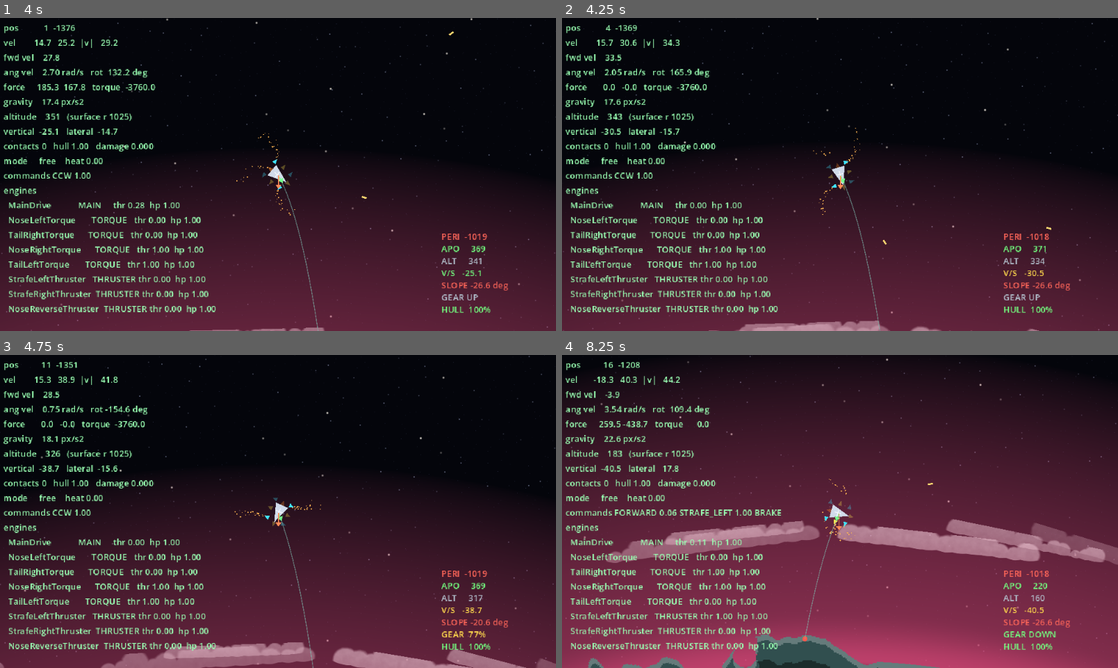
Above: before the commit, frames 1-4 (two rows, left to right).
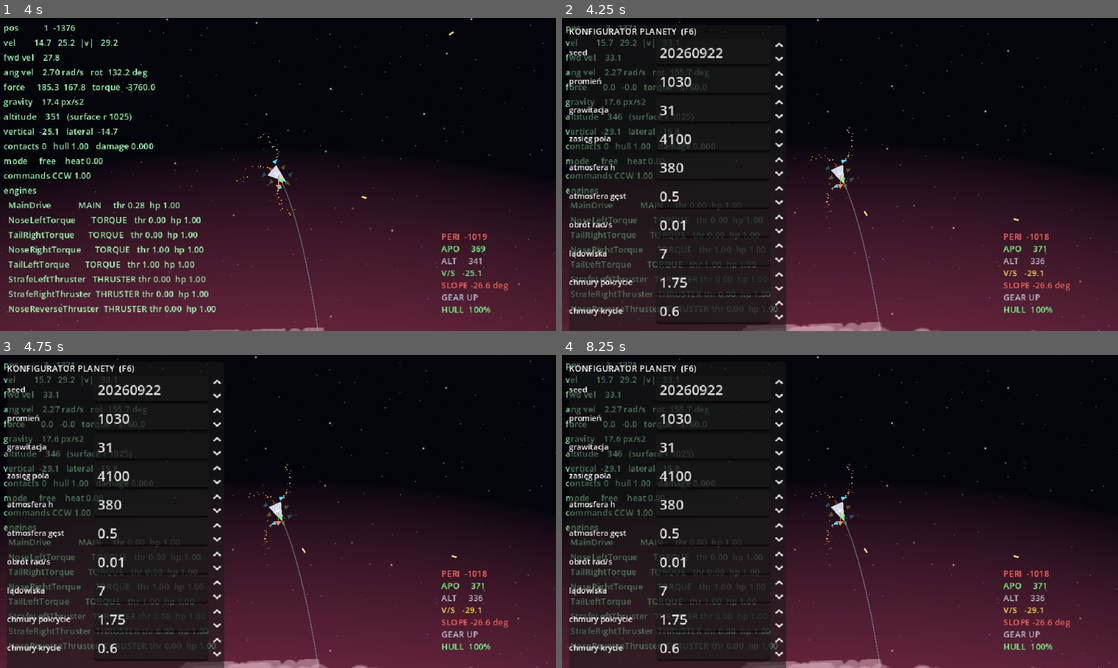
Above: after the commit, the same moments.

Repository: wroniasty/stardust
Game: Godot game, scene res://scenes/world.tscn
Two runs of this game, one before a commit and one after it. Both use one fixed random seed, a clock stepped at 60 frames per second and the inputs below.
Inputs:
- Up to frame 1 (4 s): tap Enter at 0.5 s; hold D (rotate_right) 0.53-1.28 s; hold Space (ship_fire) 0.53-1.28 s; hold Z (brake) 1.28-2.03 s; tap G (toggle_gear) at 1.35, 2.85 s; hold D (rotate_right) 2.03-2.78 s; hold Space (ship_fire) 2.03-2.78 s; hold W (thrust_forward) 2.78-3.53 s; hold A (rotate_left) from 3.53 s (still down); hold Space (ship_fire) from 3.53 s (still down)
- Up to frame 2 (4.25 s): keep holding A (rotate_left); keep holding Space (ship_fire); tap F6 (debug_planet, bound only after the commit) at 4.15 s
- Up to frame 3 (4.75 s): keep holding A (rotate_left); release Space (ship_fire) at 4.28 s; tap G (toggle_gear) at 4.35 s
- Up to frame 4 (8.25 s): release A (rotate_left) at 5.03 s; hold Z (brake) 5.03-5.78 s; hold Space (ship_fire) 5.03-5.78 s; hold D (rotate_right) 5.78-6.53 s; tap G (toggle_gear) at 5.85, 7.35 s; hold W (thrust_forward) 6.53-7.28 s; hold Space (ship_fire) 6.53-7.28 s; hold D (rotate_right) 7.28-8.03 s; hold Z (brake) from 8.03 s (still down); hold Space (ship_fire) from 8.03 s (still down)

Frame 1 is identical in both runs. In frame 2, 16% of the frame differs, in the area x 0-100%, y 0-100%; in frame 3, 21%; in frame 4, 89%.

Commit message:
Planet configurator on F6
Judging a world means flying to it, and flying to a world you just changed
costs a minute of lifting off, transferring and landing again. In practice
that means nobody changes anything and the sandbox stays one planet wide. F6
turns "what does 3 g with thin air feel like" into ten seconds: edit the
parameters, press a button, stand on one of the new planet"'"s shelves.

Two changes to the game fell out of it and are worth having anyway. generate()
splits into roll_parameters(), which fills the fields from a seed, and
rebuild(), which builds crust, air and weather from whatever the fields say
now -- otherwise setting one parameter by hand would mean hunting for a seed
that happens to produce it, and M3 needs the same split to restore a planet
rather than re-roll it. PlanetTerrain now remembers the angles of the shelves
it levelled, so the teleport aims at ground built to be landed on instead of
at the first flat spot it can find; the same field will say where a base can
stand.

Two traps paid for on the spot, neither visible to a test. The tool pauses the
tree, so the world stops receiving input and a panel opened from there could
never be closed -- the key belongs to the tool, which runs while paused. And a
SpinBox hands out floats, which set() refuses to assign to a statically typed
int field.

Guarded where it can be: the smoke test checks that every reported shelf is
flat enough for the gear (worst 0.0 deg against 18.0 allowed) and that a seed
still rolls the same planet twice. The rebuild and teleport path was run once
against the real world scene, which the smoke test never loads: the ship ends
up 20 px above the ground, 0.0001 rad from the middle of a shelf, and is
LANDED 200 ticks later.

Co-Authored-By: Claude Opus 5 <noreply@anthropic.com>

Diff:
--- a/project.godot
+++ b/project.godot
@@ -107,6 +107,10 @@
 "deadzone": 0.2,
 "events": [Object(InputEventKey,"resource_local_to_scene":false,"resource_name":"","device":-1,"window_id":0,"alt_press …(196 unchanged characters)…
 }
+debug_planet={
+"deadzone": 0.2,
+"events": [Object(InputEventKey,"resource_local_to_scene":false,"resource_name":"","device":-1,"window_id":0,"alt_pressed":false,"shift_pressed":false,"ctrl_pressed":false,"meta_pressed":false,"pressed":false,"keycode":0,"physical_keycode":4194337,"key_label":0,"unicode":0,"location":0,"echo":false,"script":null)]
+}
 
 [physics]
 
--- a/scripts/planet.gd
+++ b/scripts/planet.gd
@@ -408,8 +408,20 @@
 	return (to_centre / distance) * strength
 
 
-## Rolls every parameter from a seed and rebuilds crust and atmosphere.
+## Rolls every parameter from a seed and builds the planet from them.
+##
+## The two halves are separate on purpose. Rolling fills the fields; building
+## reads them. That lets the planet configurator (F6) change a field by hand
+## and rebuild without having to invent a seed that would have produced it,
+## and it is the same split streaming will need in M3, where a planet's
+## parameters are saved and restored rather than re-rolled.
 func generate(new_seed: int) -> void:
+	roll_parameters(new_seed)
+	rebuild()
+
+
+## Fills every parameter from the seed, touching nothing that is drawn.
+func roll_parameters(new_seed: int) -> void:
 	planet_seed = new_seed
 
 	var rng: RandomNumberGenerator = RandomNumberGenerator.new()
@@ -444,11 +456,23 @@
 
 	_roll_weather(rng)
 
+
+## Rebuilds crust, atmosphere and weather from whatever the fields say now.
+func rebuild() -> void:
 	terrain.generate(planet_seed, surface_radius, plateau_count)
 
 	_build_terrain_quad()
 	_build_atmosphere()
 	_build_clouds()
+
+
+## Angles, in the planet's own frame, of the shelves the generator levelled.
+##
+## These are the places the planet was built to be landed on, so anything that
+## wants to put something down -- the configurator's teleport, a base in M3 --
+## should ask rather than hunt for a flat spot.
+func landing_sites() -> PackedFloat32Array:
+	return terrain.plateau_angles
 
 
 ## Rolls the cloud deck. Airless rocks get no weather.
--- a/scripts/planet_terrain.gd
+++ b/scripts/planet_terrain.gd
@@ -61,6 +61,11 @@
 var outer_radius: float = 0.0
 
 var texture: ImageTexture = null
+
+## Angles of the shelves levelled into the relief, in the planet's own frame.
+## What the generator built to be landed on, so nothing has to go hunting for
+## a flat spot that was put there on purpose.
+var plateau_angles: PackedFloat32Array = PackedFloat32Array()
 
 ## Radius of the highest rock in each column. Kept in step with carving.
 var _surface_radius: PackedFloat32Array = PackedFloat32Array()
@@ -132,6 +137,7 @@
 ## Flattens `count` arcs to a constant radius, with a soft ramp at each end so a
 ## shelf does not sit on the plain behind a cliff.
 func _level_plateaus(heights: PackedFloat32Array, terrain_seed: int, count: int) -> void:
+	plateau_angles.clear()
 	if count <= 0:
 		return
 
@@ -148,6 +154,7 @@
 		# Level to the height already at the middle, so the shelf stays part of
 		# the landscape instead of hovering at some invented altitude.
 		var level: float = heights[wrapi(centre, 0, angular_samples)]
+		plateau_angles.append(_angle_of(centre))
 		for offset: int in range(-half_width - ramp, half_width + ramp + 1):
 			var column: int = wrapi(centre + offset, 0, angular_samples)
 			var distance: int = absi(offset)
--- a/scripts/world.gd
+++ b/scripts/world.gd
@@ -32,6 +32,10 @@
 
 var planet: Planet = null
 
+## The dev tool on F6, and which shelf it last put the ship on.
+var _configurator: PlanetConfigurator = null
+var _landing_site: int = 0
+
 
 ## Radius of the crater the debug key blows in the crust.
 const DEBUG_CRATER_RADIUS: float = 28.0
@@ -43,6 +47,58 @@
 	var ship: Ship = (player as Player).ship
 	if ship != null:
 		ship.destroyed.connect(_on_ship_destroyed)
+	_build_configurator()
+
+
+## The planet configurator edits the planet; putting the ship somewhere that
+## still exists afterwards is the world's business, the same way respawning
+## after a death is.
+func _build_configurator() -> void:
+	_configurator = PlanetConfigurator.new()
+	add_child(_configurator)
+	_configurator.bind(planet)
+	_configurator.rebuilt.connect(_on_planet_rebuilt)
+	_configurator.teleport_requested.connect(_on_next_landing_site)
+
+
+func _on_planet_rebuilt() -> void:
+	# The ground the ship was standing on may not exist any more, and at worst
+	# the ship is now inside a mountain, so a rebuild always ends with a
+	# landing rather than leaving the pilot wherever they happened to be.
+	_landing_site = 0
+	_land_on_site(_landing_site)
+
+
+func _on_next_landing_site() -> void:
+	_landing_site += 1
+	_land_on_site(_landing_site)
+
+
+## Sets the ship down just above the shelf at `index`, at rest with respect to
+## the ground and with the legs out.
+func _land_on_site(index: int) -> void:
+	var ship: Ship = (player as Player).ship
+	if ship == null or planet == null:
+		return
+
+	var sites: PackedFloat32Array = planet.landing_sites()
+	if sites.is_empty():
+		_place_ship()
+		return
+
+	var angle: float = sites[posmod(index, sites.size())]
+	var ground: float = planet.terrain.surface_radius_at(angle)
+	var point: Vector2 = planet.polar_to_world(angle, ground + LANDING_CLEARANCE)
+
+	# Standing up: the ship's nose has to point away from the centre. Local -y
+	# is the nose, and a Node2D at rotation r sends local -y to (sin r, -cos r),
+	# so the outward angle plus a quarter turn is what stands it on its legs.
+	var up: Vector2 = (point - planet.global_position).normalized()
+	ship.respawn(point, planet.surface_velocity_at(point))
+	ship.global_rotation = up.angle() + PI * 0.5
+	if ship.gear != null:
+		ship.gear.set_deployed(true)
+		ship.gear.extension = 1.0
 
 
 ## Death is the world's business, not the ship's: the ship reports that it has
@@ -81,6 +137,10 @@
 ## Health the debug key drops an engine to, low enough for the asymmetry to be
 ## obvious in flight.
 const DEBUG_ENGINE_HEALTH: float = 0.3
+
+## How far above the shelf the configurator drops the ship. Enough for the
+## legs to be clear, little enough that it settles at once instead of falling.
+const LANDING_CLEARANCE: float = 22.0
 
 
 func _unhandled_input(event: InputEvent) -> void:
--- /dev/null
+++ b/tools/planet_configurator.gd
@@ -0,0 +1,234 @@
+class_name PlanetConfigurator
+extends CanvasLayer
+## Development tool (F6): edit a planet's parameters by hand, rebuild it, and
+## get put down on one of its landing shelves.
+##
+## The point is the loop. Judging a world means flying to it, and flying to a
+## world you just changed costs a minute of lifting off, transferring and
+## landing again -- so in practice nobody changes anything and the sandbox
+## stays one planet wide. This makes "what does 3 g with thin air feel like"
+## a ten second question.
+##
+## Not shipped: this reaches straight into the planet's fields and teleports
+## the player, which is exactly what a dev tool should do and exactly what a
+## game should not.
+##
+## The UI is built in code on purpose. A dev tool grows a parameter every time
+## someone wonders about one, and a line in FIELDS is a cheaper place to put it
+## than a scene file that both this and the game would have to share.
+
+## The key that opens and closes the panel. Handled here rather than in the
+## world, because the world stops receiving input the moment the tool pauses
+## the tree -- so a panel opened from there could never be closed again.
+const TOGGLE_ACTION: StringName = &"debug_planet"
+
+## Emitted after the planet has been rebuilt, so the world can put the ship
+## somewhere that still exists.
+signal rebuilt
+
+## Emitted when the pilot asks for the next landing shelf.
+signal teleport_requested
+
+## Numeric parameters, in the order they appear. Ranges are generous rather
+## than realistic: the tool is for finding out what the extremes feel like.
+const FIELDS: Array[Dictionary] = [
+	{"name": "surface_radius", "label": "promień", "min": 300.0, "max": 3000.0, "step": 10.0},
+	{"name": "surface_gravity", "label": "grawitacja", "min": 1.0, "max": 200.0, "step": 1.0},
+	{"name": "influence_radius", "label": "zasięg pola", "min": 1000.0, "max": 20000.0, "step": 100.0},
+	{"name": "atmosphere_height", "label": "atmosfera h", "min": 0.0, "max": 2000.0, "step": 10.0},
+	{"name": "atmosphere_density", "label": "atmosfera gęst", "min": 0.0, "max": 1.0, "step": 0.05},
+	{"name": "spin_rate", "label": "obrót rad/s", "min": -0.2, "max": 0.2, "step": 0.005},
+	{"name": "plateau_count", "label": "lądowiska", "min": 0.0, "max": 40.0, "step": 1.0, "int": true},
+	{"name": "cloud_coverage", "label": "chmury pokrycie", "min": 0.0, "max": 2.0, "step": 0.05},
+	{"name": "cloud_opacity", "label": "chmury krycie", "min": 0.0, "max": 1.0, "step": 0.05},
+]
+
+const PANEL_WIDTH: float = 250.0
+
+var _planet: Planet = null
+var _spins: Dictionary = {}
+var _seed_spin: SpinBox = null
+var _surface_picker: ColorPickerButton = null
+var _atmosphere_picker: ColorPickerButton = null
+var _clouds_check: CheckBox = null
+var _cloud_type: OptionButton = null
+var _status: Label = null
+
+
+func _ready() -> void:
+	layer = 20
+	# The tree is paused while the panel is open, so the ship does not fall out
+	# of the sky while its world is being edited.
+	process_mode = Node.PROCESS_MODE_ALWAYS
+	visible = false
+	_build_ui()
+
+
+## Points the tool at the planet it edits. Safe to call again after a respawn.
+func bind(planet: Planet) -> void:
+	_planet = planet
+	_refresh()
+
+
+func _unhandled_key_input(event: InputEvent) -> void:
+	if event.is_action_pressed(TOGGLE_ACTION):
+		toggle()
+		get_viewport().set_input_as_handled()
+
+
+func toggle() -> void:
+	visible = not visible
+	get_tree().paused = visible
+	if visible:
+		_refresh()
+
+
+func _build_ui() -> void:
+	var panel: PanelContainer = PanelContainer.new()
+	panel.set_anchors_preset(Control.PRESET_TOP_LEFT)
+	panel.position = Vector2(8, 8)
+	panel.custom_minimum_size = Vector2(PANEL_WIDTH, 0)
+	add_child(panel)
+
+	var rows: VBoxContainer = VBoxContainer.new()
+	rows.add_theme_constant_override("separation", 2)
+	panel.add_child(rows)
+
+	rows.add_child(_heading("KONFIGURATOR PLANETY  (F6)"))
+
+	_seed_spin = SpinBox.new()
+	_seed_spin.min_value = 0
+	_seed_spin.max_value = 1000000000
+	_seed_spin.step = 1
+	rows.add_child(_labelled("seed", _seed_spin))
+
+	for field: Dictionary in FIELDS:
+		var spin: SpinBox = SpinBox.new()
+		spin.min_value = float(field["min"])
+		spin.max_value = float(field["max"])
+		spin.step = float(field["step"])
+		_spins[field["name"]] = spin
+		rows.add_child(_labelled(String(field["label"]), spin))
+
+	_clouds_check = CheckBox.new()
+	_clouds_check.text = "chmury"
+	rows.add_child(_clouds_check)
+
+	_cloud_type = OptionButton.new()
+	for type_name: String in Planet.CloudType.keys():
+		_cloud_type.add_item(type_name)
+	rows.add_child(_labelled("typ nieba", _cloud_type))
+
+	_surface_picker = ColorPickerButton.new()
+	_surface_picker.custom_minimum_size = Vector2(60, 16)
+	rows.add_child(_labelled("kolor gruntu", _surface_picker))
+
+	_atmosphere_picker = ColorPickerButton.new()
+	_atmosphere_picker.custom_minimum_size = Vector2(60, 16)
+	rows.add_child(_labelled("kolor nieba", _atmosphere_picker))
+
+	rows.add_child(_button("Nowy seed (losuj wszystko)", _on_reroll))
+	rows.add_child(_button("Przebuduj i wyląduj", _on_rebuild))
+	rows.add_child(_button("Następne lądowisko", _on_next_site))
+	rows.add_child(_button("Zamknij", toggle))
+
+	_status = Label.new()
+	_status.add_theme_font_size_override("font_size", 9)
+	_status.autowrap_mode = TextServer.AUTOWRAP_WORD_SMART
+	rows.add_child(_status)
+
+
+func _heading(text: String) -> Label:
+	var label: Label = Label.new()
+	label.text = text
+	label.add_theme_font_size_override("font_size", 10)
+	return label
+
+
+func _labelled(text: String, control: Control) -> HBoxContainer:
+	var row: HBoxContainer = HBoxContainer.new()
+	var label: Label = Label.new()
+	label.text = text
+	label.custom_minimum_size = Vector2(96, 0)
+	label.add_theme_font_size_override("font_size", 9)
+	row.add_child(label)
+	control.size_flags_horizontal = Control.SIZE_EXPAND_FILL
+	row.add_child(control)
+	return row
+
+
+func _button(text: String, handler: Callable) -> Button:
+	var button: Button = Button.new()
+	button.text = text
+	button.add_theme_font_size_override("font_size", 9)
+	button.pressed.connect(handler)
+	return button
+
+
+## Pulls the planet's current values into the controls.
+func _refresh() -> void:
+	if _planet == null:
+		return
+	_seed_spin.value = float(_planet.planet_seed)
+	for field: Dictionary in FIELDS:
+		var name: String = String(field["name"])
+		(_spins[name] as SpinBox).value = float(_planet.get(name))
+	_clouds_check.button_pressed = _planet.has_clouds
+	_cloud_type.selected = int(_planet.cloud_type)
+	_surface_picker.color = _planet.surface_color
+	_atmosphere_picker.color = _planet.atmosphere_color
+	_report()
+
+
+## Pushes the controls back onto the planet.
+func _apply() -> void:
+	if _planet == null:
+		return
+	for field: Dictionary in FIELDS:
+		var name: String = String(field["name"])
+		var value: float = (_spins[name] as SpinBox).value
+		# A SpinBox hands out floats, and assigning one to a statically typed
+		# int field through set() is an error rather than a rounding.
+		if field.get("int", false):
+			_planet.set(name, int(round(value)))
+		else:
+			_planet.set(name, value)
+	_planet.has_clouds = _clouds_check.button_pressed
+	_planet.cloud_type = _cloud_type.selected as Planet.CloudType
+	_planet.surface_color = _surface_picker.color
+	_planet.atmosphere_color = _atmosphere_picker.color
+
+
+func _on_reroll() -> void:
+	if _planet == null:
+		return
+	# A fresh seed rolls everything, including the dozen cloud parameters this
+	# panel does not show. Editing by hand is for asking "what if"; rerolling
+	# is for finding a world worth asking about.
+	_planet.roll_parameters(randi())
+	_refresh()
+	_on_rebuild()
+
+
+func _on_rebuild() -> void:
+	if _planet == null:
+		return
+	_apply()
+	_planet.rebuild()
+	_refresh()
+	rebuilt.emit()
+
+
+func _on_next_site() -> void:
+	teleport_requested.emit()
+	_report()
+
+
+func _report() -> void:
+	if _planet == null or _status == null:
+		return
+	_status.text = "lądowisk: %d   szczyt %.0f   strop powietrza %.0f" % [
+		_planet.landing_sites().size(),
+		_planet.terrain_ceiling(),
+		_planet.atmosphere_radius(),
+	]
--- a/tools/smoke_test.gd
+++ b/tools/smoke_test.gd
@@ -779,6 +779,8 @@
 			)
 		Phase.PLATEAU:
 			_check_plateaus(_planet)
+			_check_landing_sites(_planet)
+			_check_determinism(_planet)
 			_check_elements(_planet)
 			_check_weather(_planet)
 		Phase.GEAR:
@@ -1137,6 +1139,49 @@
 	probe.generate(planet.planet_seed)
 
 
+## The shelves the generator reports have to be the shelves it levelled.
+##
+## The configurator teleports onto these angles, so a stale or empty list puts
+## the ship inside a mountain. Checked against the slope the gear will judge.
+func _check_landing_sites(planet: Planet) -> void:
+	var sites: PackedFloat32Array = planet.landing_sites()
+	_expect(
+		sites.size() == planet.plateau_count,
+		"the planet reports every shelf it levelled (%d of %d)" % [sites.size(), planet.plateau_count],
+	)
+
+	var probe: Ship = _spawn_ship()
+	var tolerance: float = probe.gear.max_slope
+	var steepest: float = 0.0
+	for angle: float in sites:
+		var point: Vector2 = planet.polar_to_world(angle, planet.surface_radius)
+		steepest = maxf(steepest, absf(planet.slope_at(point, 24.0)))
+	probe.queue_free()
+	_expect(
+		steepest < tolerance,
+		"every reported shelf is flat enough to stand on (worst %.1f deg, gear takes %.1f)" % [
+			rad_to_deg(steepest), rad_to_deg(tolerance),
+		],
+	)
+
+
+## Rolling and building are separate calls now, so the pair still has to add up
+## to what one generate() used to do.
+func _check_determinism(planet: Planet) -> void:
+	planet.roll_parameters(4242)
+	var radius: float = planet.surface_radius
+	var gravity: float = planet.surface_gravity
+	var air: float = planet.atmosphere_height
+	planet.roll_parameters(4242)
+	_expect(
+		is_equal_approx(planet.surface_radius, radius)
+			and is_equal_approx(planet.surface_gravity, gravity)
+			and is_equal_approx(planet.atmosphere_height, air),
+		"the same seed rolls the same planet twice",
+	)
+	planet.generate(planet.planet_seed)
+
+
 ## Plateaus have to be real ground a stock ship can stand on, not just a number
 ## in the generator.
 ## Elements have to agree with the two cases that can be written down without
Not shown, added: tools/planet_configurator.gd.uid
Not shown, changed: IDEAS.md
Not shown, changed: PLAN.md
